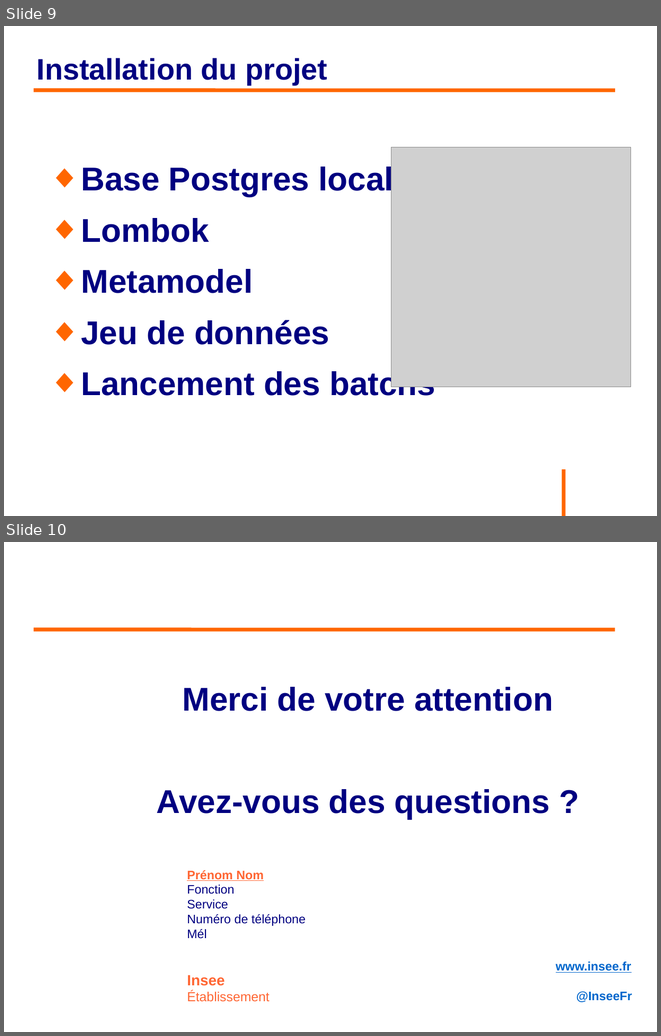
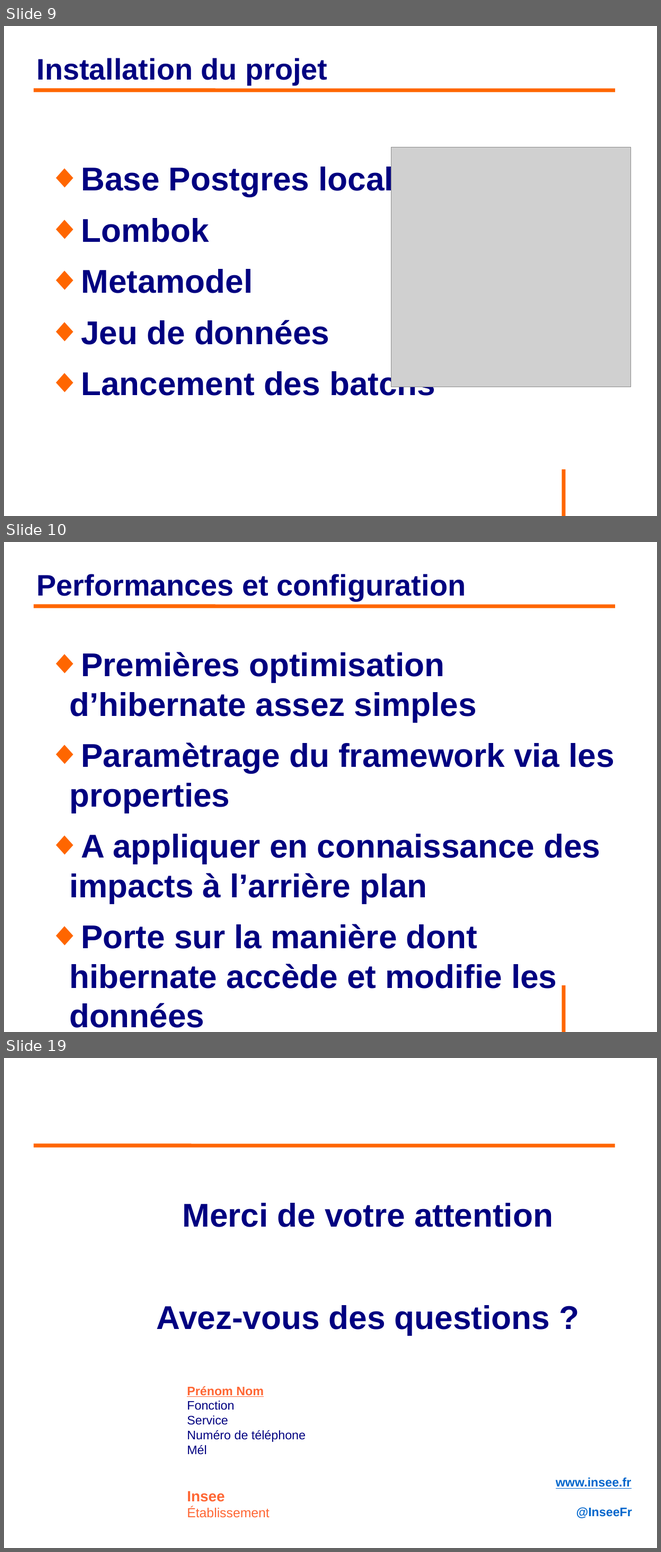
Before and after one commit to philphils/formation-hibernate-avancee, a slide deck: Documentation/diapo_formation_hibernate_avancee.odp. Shown one above the other, each under a label of ours: slides 9 and 10 before the commit, slides 9, 10 and 19 after it; the slides between them are not shown. The pictures are 661x1036 and 661x1552 pixels, drawn with LibreOffice and Linux fonts; fonts in the diff are those of the drawing; grey boxes stand for pictures; background and template pictures are left out. Boxes give left, top, right and bottom in pixels: in the first picture for what was removed or moved away, otherwise in the second. Text is boxed around its words. In the diff, an @@ line names an element or a change of style, - is before the commit and + after.

Commit message:
Partie configuration et performances

```diff
--- a/Documentation/diapo_formation_hibernate_avancee.odp
+++ b/Documentation/diapo_formation_hibernate_avancee.odp
@@ slide 10 added at [4, 542, 657, 1032], background #FFFFFF; not listed: 1 template element that a slide beside it also shows @@
@@ title added at [37, 574, 466, 601], 36 pt, text #000080, bold @@
+Performances et configuration
@@ line added from (34, 606) to (616, 606), #FF6600 4.54 pt @@
@@ text added at [69, 652, 615, 1027], 40 pt, text #000080, bold @@
+◆ Premières optimisation d’hibernate assez simples
+◆ Paramètrage du framework via les properties
+◆ A appliquer en connaissance des impacts à l’arrière plan
+◆ Porte sur la manière dont hibernate accède et modifie les données
@@ what was slide 10 is now slide 19 @@
```
Also in this commit, not shown: 8 other slides added.
